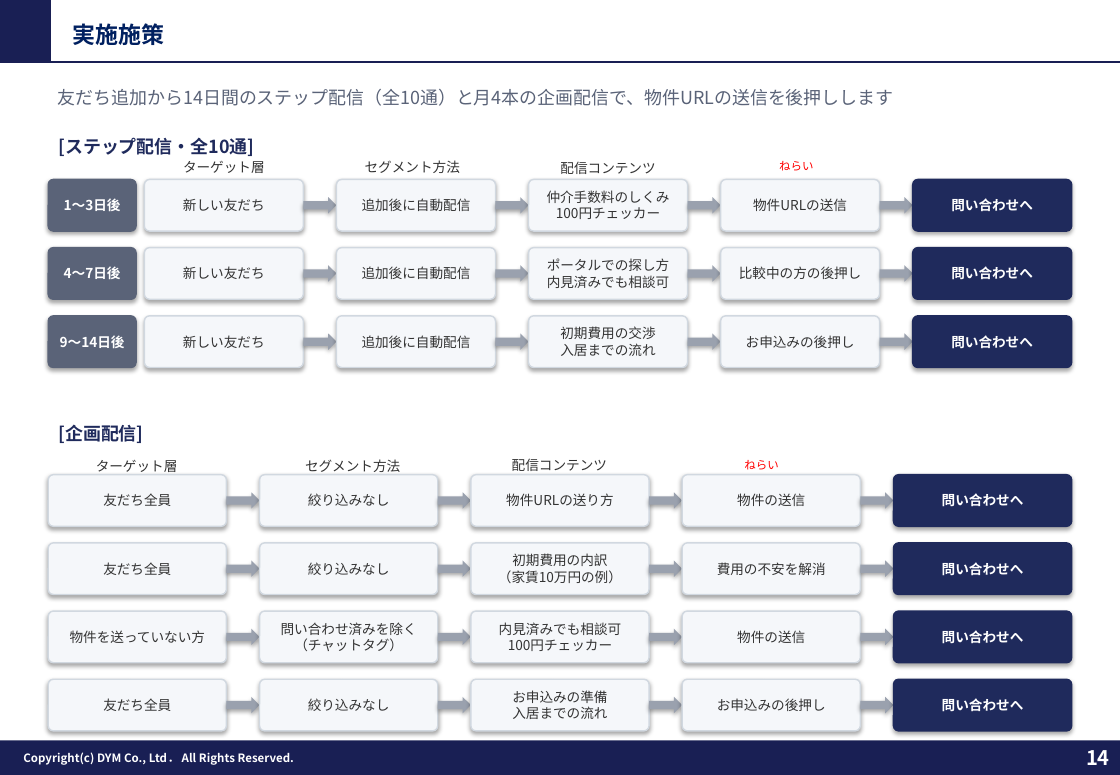
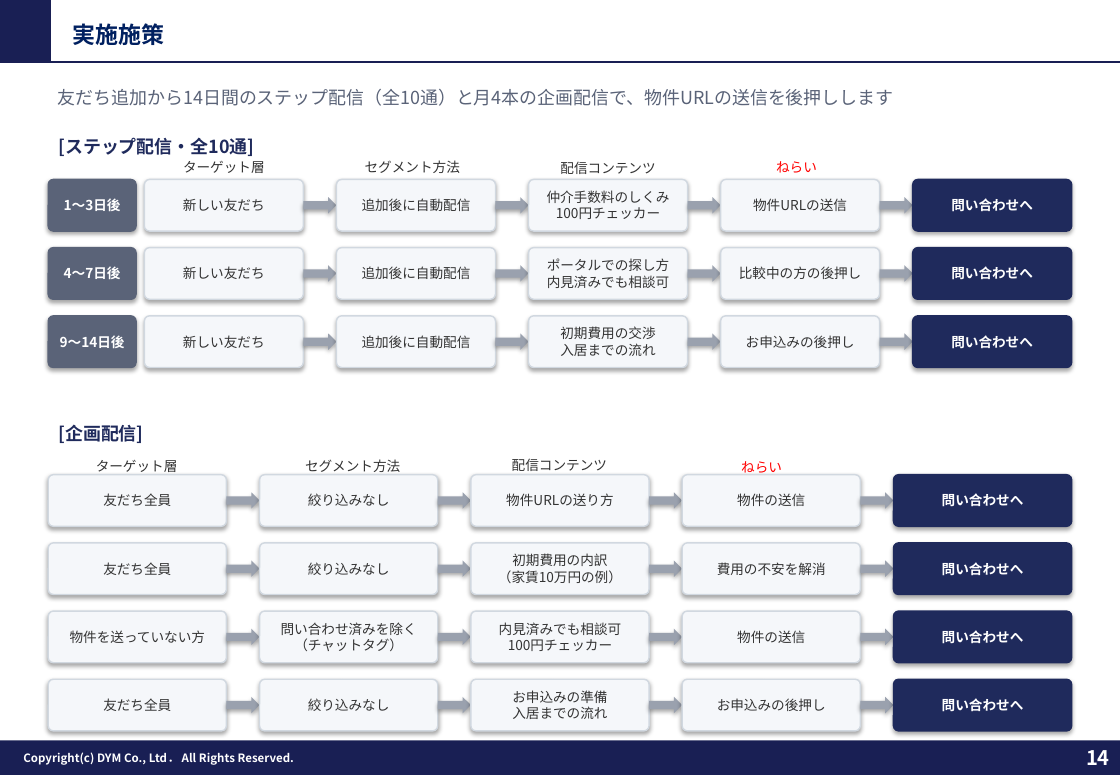
Before and after one commit to tonomura-r-dev/folder, a slide deck: slide 14 of 202609_株式会社あらうち御中_LINE公式アカウント運用のご提案_S1-17修正.pptx. Drawn at 1120x775 pixels with LibreOffice and Linux fonts; fonts in the diff are those of the drawing; background and template pictures are left out. Boxes give left, top, right and bottom in pixels: in the first picture for what was removed or moved away, otherwise in the second. Text is boxed around its words. In the diff, an @@ line names an element or a change of style, - is before the commit and + after.

```diff
--- a/202609_株式会社あらうち御中_LINE公式アカウント運用のご提案_S1-17修正.pptx
+++ b/202609_株式会社あらうち御中_LINE公式アカウント運用のご提案_S1-17修正.pptx
@@ text "ねらい" at (x1=776, y1=161, x2=817, y2=173): size 8 to 9.5 pt @@
@@ text "ねらい" at (x1=741, y1=461, x2=782, y2=475): size 8 to 9.5 pt @@
```
Also in this commit, not shown: 10 other slides changed, 2 other files.
